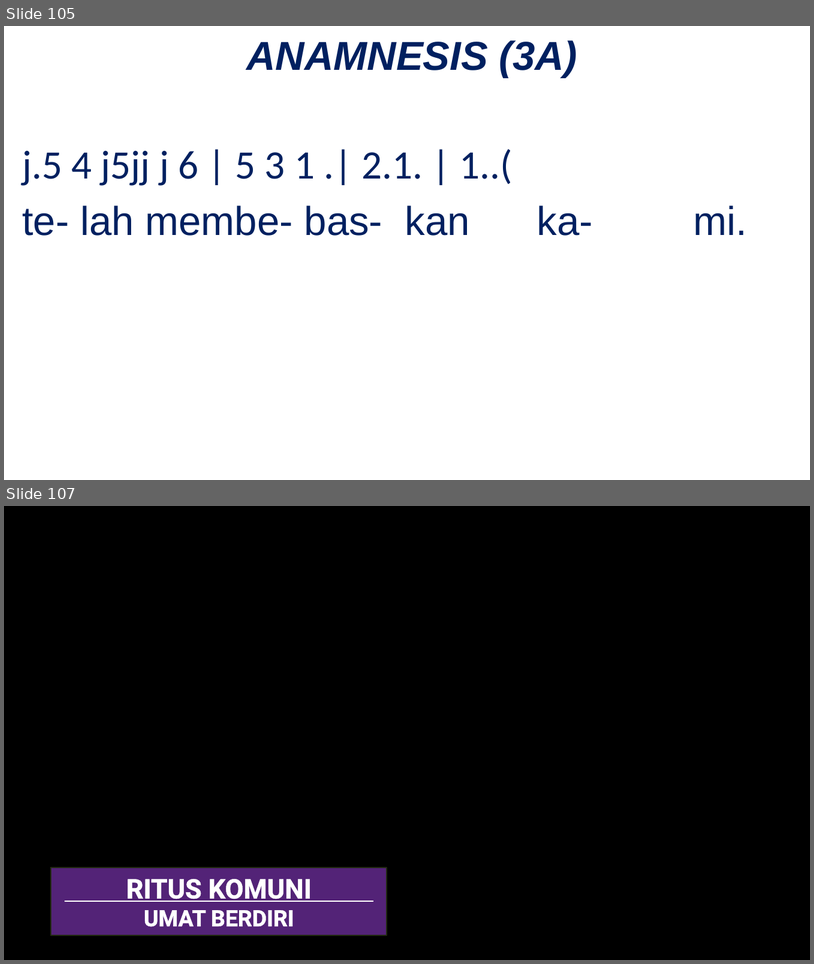
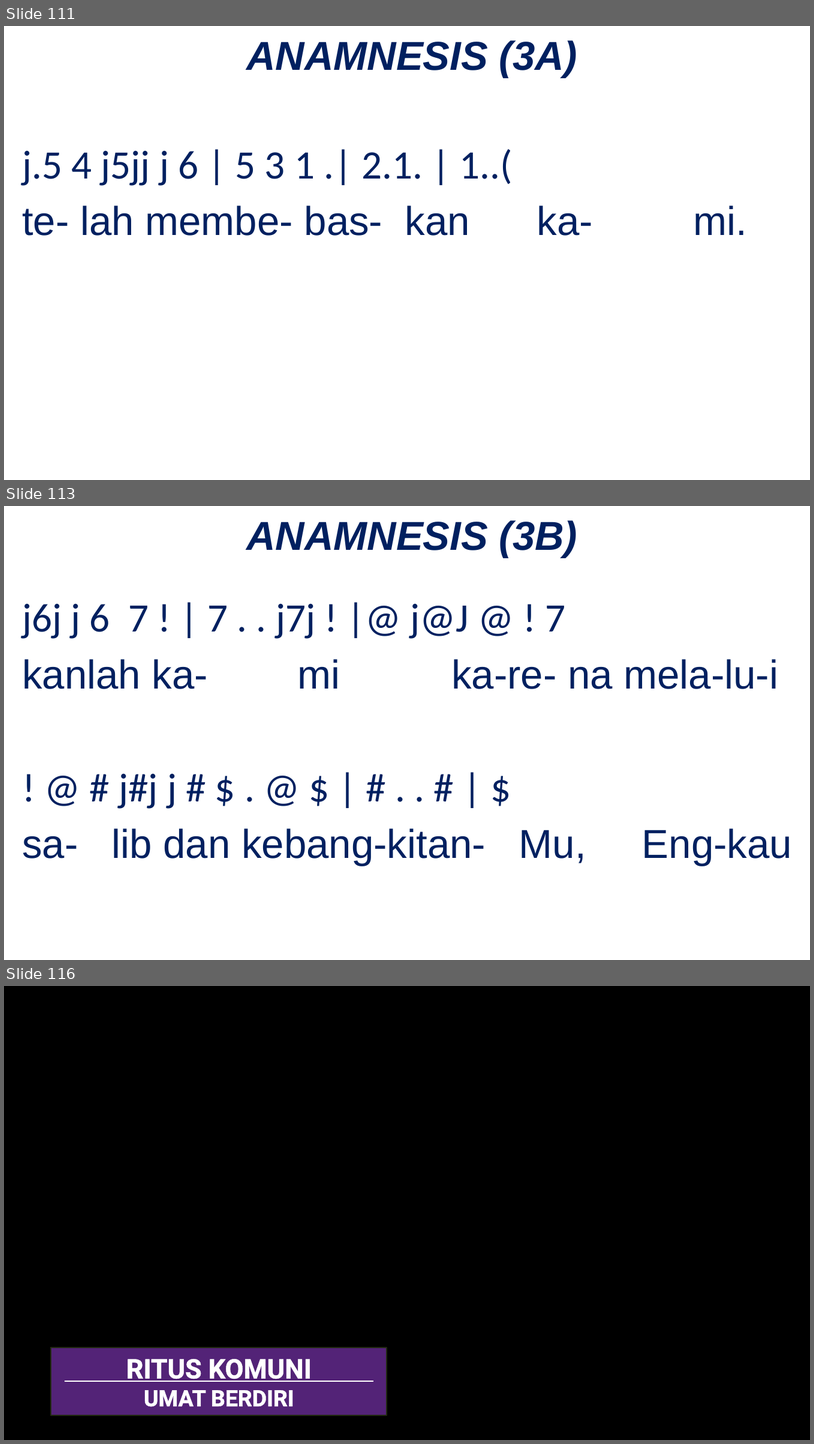
Before and after one commit to JasonEvan/Mikael-PPT-Maker, a slide deck: app/template/Template_PPT_OBS_Ungu.pptx. Shown one above the other, each under a label of ours: slides 105 and 107 before the commit, slides 111, 113 and 116 after it; the slides between them are not shown. The pictures are 814x964 and 814x1444 pixels, drawn with LibreOffice and Linux fonts; fonts in the diff are those of the drawing; background and template pictures are left out. Boxes give left, top, right and bottom in pixels: in the first picture for what was removed or moved away, otherwise in the second. Text is boxed around its words. In the diff, an @@ line names an element or a change of style, - is before the commit and + after.

Commit message:
feat: add anamnesis that dynamically chosen based on docx on OBS template

```diff
--- a/app/template/Template_PPT_OBS_Ungu.pptx
+++ b/app/template/Template_PPT_OBS_Ungu.pptx
@@ slide 113 added at (4,506,810,960), background picture (left out) @@
@@ text added at (246,520,578,558), 36 pt, text #002060, bold, italic @@
+ANAMNESIS (3B)
@@ text added at (22,603,792,865), 36 pt, text #002060 @@
+j6j j 6 7 ! | 7 . . j7j ! |@ j@J @ ! 7
+kanlah ka- mi ka-re- na mela-lu-i
+! @ # j#j j # $ . @ $ | # . . # | $
+sa- lib dan kebang-kitan- Mu, Eng-kau
@@ what was slide 105 is now slide 111 @@
@@ what was slide 107 is now slide 116 @@
```
Also in this commit, not shown: 8 other slides added, 5 other files.
